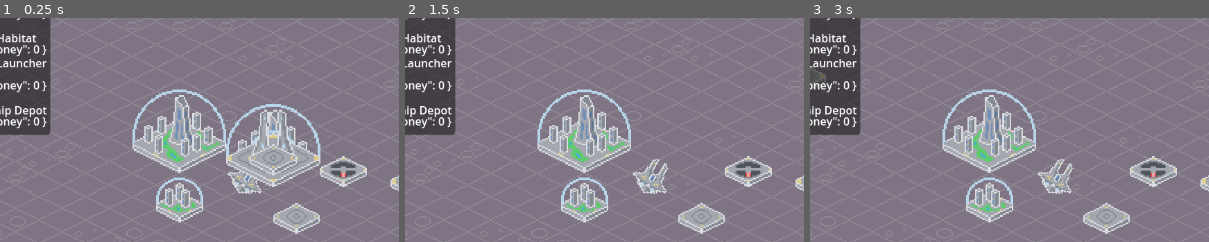
Above: before the commit, frames 1-3 (left to right).
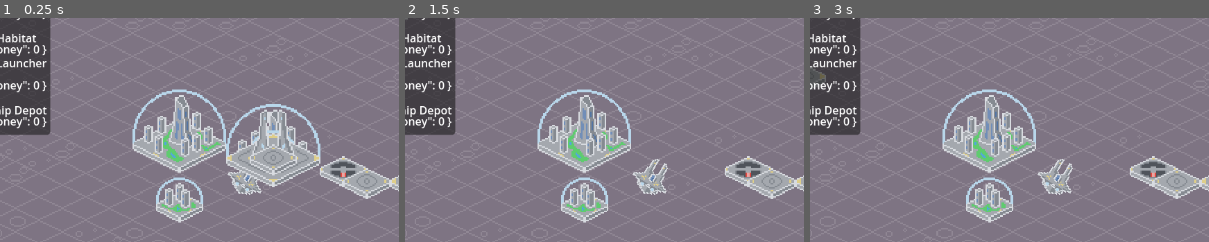
Above: after the commit, the same moments.

Repository: kevinn-t/cmpm-170-tower-defense
Game: Godot game, scene res://main scene.tscn
Same seed, same stepped clock (60 frames per second), same inputs: the game is played once before the commit and once after it.
Inputs:
- Up to frame 1 (0.25 s): no input
- Up to frame 2 (1.5 s): click "Drill" at 0.5 s; click "City Center" at 1.25 s
- Up to frame 3 (3 s): click "Habitat" at 2 s; click "Launcher" at 2.75 s
The pictures show only the part of the screen within x 16-66%, y 16-66%; the shares and areas given below are measured in that part.

The runs differ from the first frame. In frame 1, 1.9% of the frame differs, in the area x 58-98%, y 66-97%; in frame 2, 1.9%; in frame 3, 1.9%.

Commit message:
drill pushes ore into depots
small problem with previews where they also function as if they were placed

Diff:
--- a/Prefabs/container.tscn
+++ b/Prefabs/container.tscn
@@ -5,7 +5,7 @@
 [sub_resource type="CircleShape2D" id="CircleShape2D_4rud1"]
 radius = 6.0
 
-[node name="Container" type="StaticBody2D"]
+[node name="Container" type="StaticBody2D" groups=["container"]]
 
 [node name="Sprite2D" type="Sprite2D" parent="."]
 texture = ExtResource("1_gc2lj")
--- a/Prefabs/ship_depot.tscn
+++ b/Prefabs/ship_depot.tscn
@@ -16,3 +16,8 @@
 [node name="CollisionPolygon2D" type="CollisionPolygon2D" parent="."]
 visible = false
 polygon = PackedVector2Array(16, 0, 0, -8, -16, 0, 0, 8)
+
+[node name="Timer" type="Timer" parent="."]
+autostart = true
+
+[connection signal="timeout" from="Timer" to="." method="_on_timer_timeout"]
--- a/Scripts/city_center.gd
+++ b/Scripts/city_center.gd
@@ -2,9 +2,9 @@
 
 var game_manager : Node
 
-func _ready() -> void:
-	game_manager = get_node("%Game Manager")
-
-func upgrade() -> void:
-	game_manager.total_population += 5
-	game_manager.unemployed_population += 5
+#func _ready() -> void:
+	#game_manager = $"../Game Manager"
+#
+#func upgrade() -> void:
+	#game_manager.total_population += 5
+	#game_manager.unemployed_population += 5
--- a/Scripts/ore_container.gd
+++ b/Scripts/ore_container.gd
@@ -1,3 +1,4 @@
 extends StaticBody2D
 
-@export var ore_stored : int
+@export var ore_stored : int = 0
+@export var max_ore : int = 15
--- a/Scripts/ore_launcher.gd
+++ b/Scripts/ore_launcher.gd
@@ -9,7 +9,7 @@
 @onready var shipment_cooldown : Timer = $Timer
 
 func _ready() -> void:
-	city_center = get_node("%City Center")
+	#city_center = get_node("%City Center")
 	shipment_cooldown.wait_time = cooldown_time
 
 func _process(_delta : float) -> void:
--- a/Scripts/ore_producer.gd
+++ b/Scripts/ore_producer.gd
@@ -1,18 +1,32 @@
 extends Building
 
-@export var ore_per_second: int = 1
-@export var workers: int = 0
-@export var max_workers: int = 3
-@onready var collision : CollisionPolygon2D = $CollisionPolygon2D
+@export var ore_per_second : int = 1
+@export var workers : int = 1
+@export var max_workers : int = 3
+@export var check_radius : int = 18
+var index : int = 0
 
-var neighboring_depots = []
-
-func _process(_delta:float) -> void:
-	neighboring_depots = get_tree().get_nodes_in_group("ship_depot")
+'''
+fill nearby depots
+* every second
+* one by one
+* round robin
+'''
 
 func _on_timer_timeout() -> void:
-	#var depots = get_tree().get_nodes_in_group("ship_depot")
-	#for depot in depots:
-		#if depot.global_position.position_to(global_position) < 18: # actual range=17.89
-			#depot.ore_stored += 1
-	pass
+	if (workers <= 0):
+		return
+
+	var depots : Array[Node] = get_tree().get_nodes_in_group("ship_depot")
+	var nearby : Array[Node] = []
+	for depot in depots:
+		# maybe range is too short? for some reason this is detecting the preview
+		if depot.global_position.distance_to(global_position) < check_radius: # actual range=17.89
+			nearby.append(depot)
+	if (nearby):
+		if (nearby[index].ore_stored < nearby[index].max_ore_stored):
+			nearby[index].ore_stored += ore_per_second
+
+	index += 1
+	if (index >= nearby.size()):
+		index = 0
--- a/Scripts/ship_depot.gd
+++ b/Scripts/ship_depot.gd
@@ -1,20 +1,35 @@
 extends Building
-
-# how much ore/sec this would pull from adjacent ore producers
-@export var ore_pull_speed : int
 
 @export var ore_stored : int = 1
 @export var max_ore_stored : int = 10
 @export var workers : int = 0
 @export var max_workers : int = 2
-@export var ship_away : bool = false
+const container_prefab = preload("res://Prefabs/container.tscn")
 
+'''
+fill the container spawned by this depot
+* 1 ore per second until full
+* if no container nearby then spawn one
+* if no worker then do nothing [DONE]
+'''
 
-func _process(_delta: float) -> void:
-	ore_pull_speed = workers # PLACEHOLDER make this scale by pecentage at some point
+func _on_timer_timeout() -> void:
+	print(str(self) + " ore stored: " + str(ore_stored))
+	if (workers <= 0):
+		return
 
-	# if theres a worker
-	#	if theres a package above
-	#		push ore into package
-	#	otherwise
-	# 		make new package
+	if (ore_stored <= 0):
+		return
+
+	var all_containers = get_tree().get_nodes_in_group("container")
+	var has_container = false
+	for _container in all_containers:
+		if _container.global_position.distance_to(global_position) < 4: # actual range=17.89
+			ore_stored -= 1
+			_container.ore_stored += 1
+			has_container = true
+
+	if (!has_container):
+		var new_container = container_prefab.instantiate()
+		add_child(new_container)
+		new_container.global_position = Vector2(global_position.x,global_position.y-2)
--- a/main scene.tscn
+++ b/main scene.tscn
@@ -9,6 +9,7 @@
 [ext_resource type="Texture2D" uid="uid://c5sbsmeihnnk" path="res://Art/atlas.png" id="7_aqyhw"]
 [ext_resource type="Script" uid="uid://l6kpnfpk0r4" path="res://game_manager.gd" id="8_18xev"]
 [ext_resource type="PackedScene" uid="uid://cbsn06bvv4s7i" path="res://Prefabs/habitat.tscn" id="9_c1o4b"]
+[ext_resource type="Script" uid="uid://h7gr6s0k442g" path="res://Scripts/ore_container.gd" id="10_7fvey"]
 [ext_resource type="PackedScene" uid="uid://d2dghsgfkop01" path="res://Prefabs/container.tscn" id="10_neqfu"]
 [ext_resource type="Script" uid="uid://cy6epkvluaqq0" path="res://Scripts/cursor.gd" id="11_4rud1"]
 
@@ -80,7 +81,7 @@
 
 [node name="Ship Depot" parent="." instance=ExtResource("4_aqyhw")]
 y_sort_enabled = true
-position = Vector2(32, 32)
+position = Vector2(80, 8)
 
 [node name="Habitat" parent="." instance=ExtResource("9_c1o4b")]
 position = Vector2(-48, 24)
@@ -98,14 +99,16 @@
 unique_name_in_owner = true
 script = ExtResource("8_18xev")
 
+[node name="Container" parent="." instance=ExtResource("10_neqfu")]
+z_index = -1
+y_sort_enabled = true
+position = Vector2(-5, 8.660254)
+rotation = 0.5235988
+script = ExtResource("10_7fvey")
+
 [node name="Ship" parent="." instance=ExtResource("5_18xev")]
 y_sort_enabled = true
 rotation = 0.5235988
-
-[node name="Container" parent="Ship" instance=ExtResource("10_neqfu")]
-z_index = -1
-y_sort_enabled = true
-position = Vector2(0, 10)
 
 [node name="Cursor" type="Node2D" parent="."]
 unique_name_in_owner = true
--- a/project.godot
+++ b/project.godot
@@ -19,6 +19,7 @@
 [global_group]
 
 ship_depot=""
+container=""
 
 [rendering]
 
Not shown: 1 places in main scene.tscn that only renumber resources
